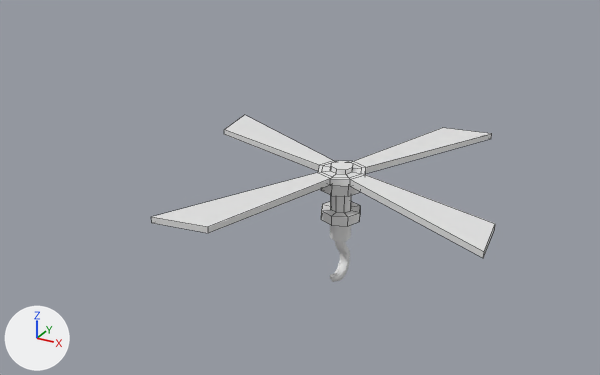
A saved change to the FBX model Assets/Models/Parkour/propeller.fbx.
The view is the same before and after, from a 50 mm lens placed at (7.27, -15.1, 8.07), pointed at (-0.85, -0.34, 0.69). Arrows for +X, +Y and +Z are at lower left; the lights stay in place. Mesh edges are drawn as thin lines on the coarser meshes. Where no turn or scale is listed for an object, it has been applied to the vertices.

The first picture shows 'hook', 'propeller_2.001'.
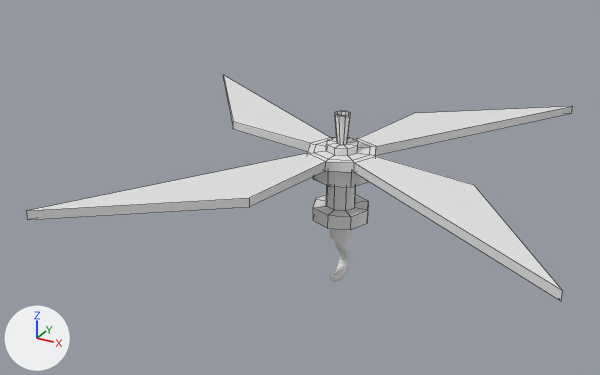
The newer file is also turned or shifted as a whole; pictures and numbers use the older file's frame.

Boxes (x1, y1, x2, y2) around the edits, measured in the pictures (600 x 375 px):
'propeller', added: after (27, 75, 573, 301)
'propeller_2.001', deleted: before (152, 115, 495, 258)

The change in detail:
Mesh me_propeller is new.
It has 136 vertices, 130 faces and spans x -5.5..5.5, y -5.5..5.5, z 0.02..2.45.
Object 'propeller_2.001' (ob_propeller_2_001) is deleted.
Object 'propeller' (ob_propeller) is new; it shows me_propeller.
Its location is (0.0, 0.0, 0.0).
